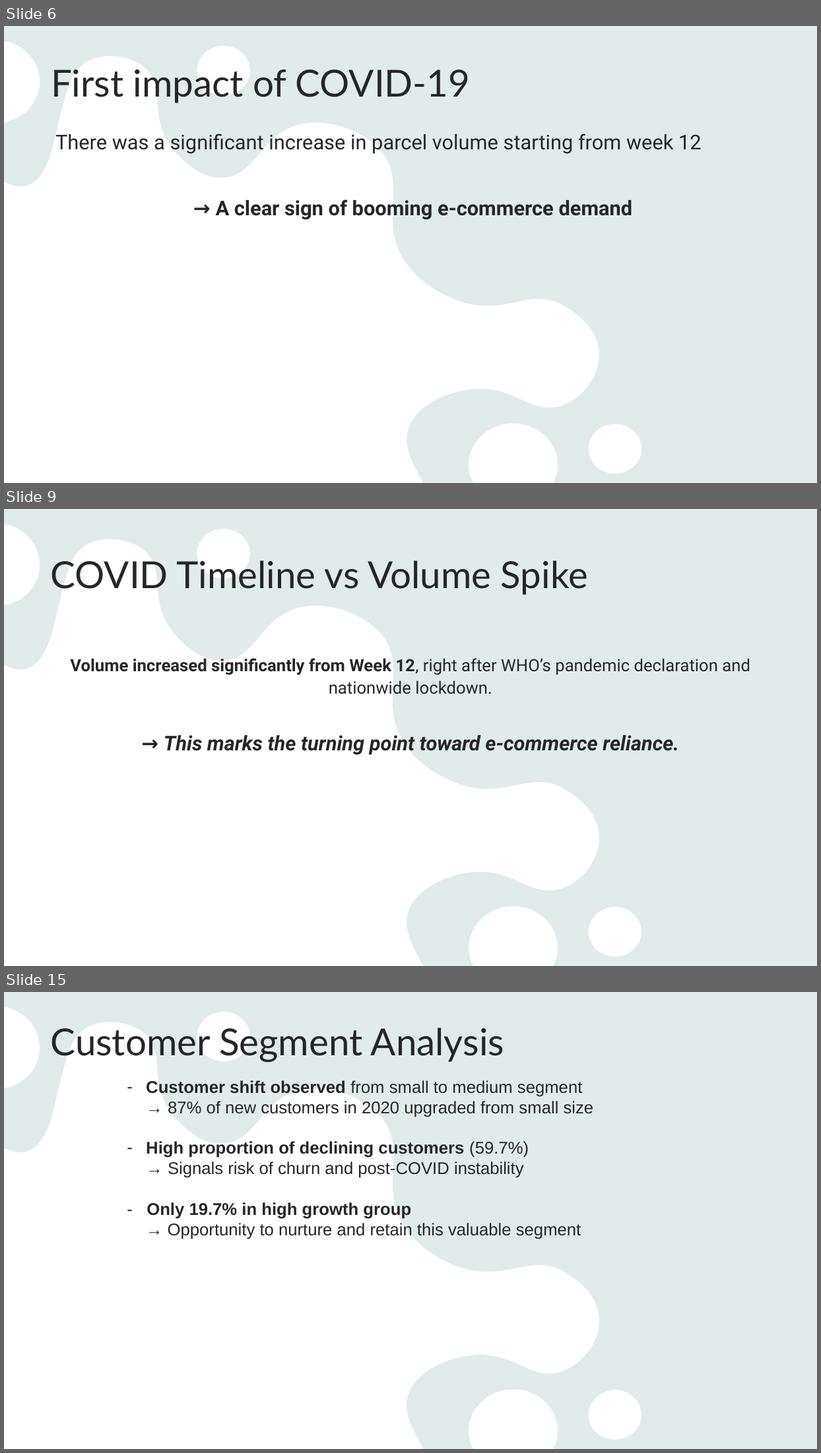
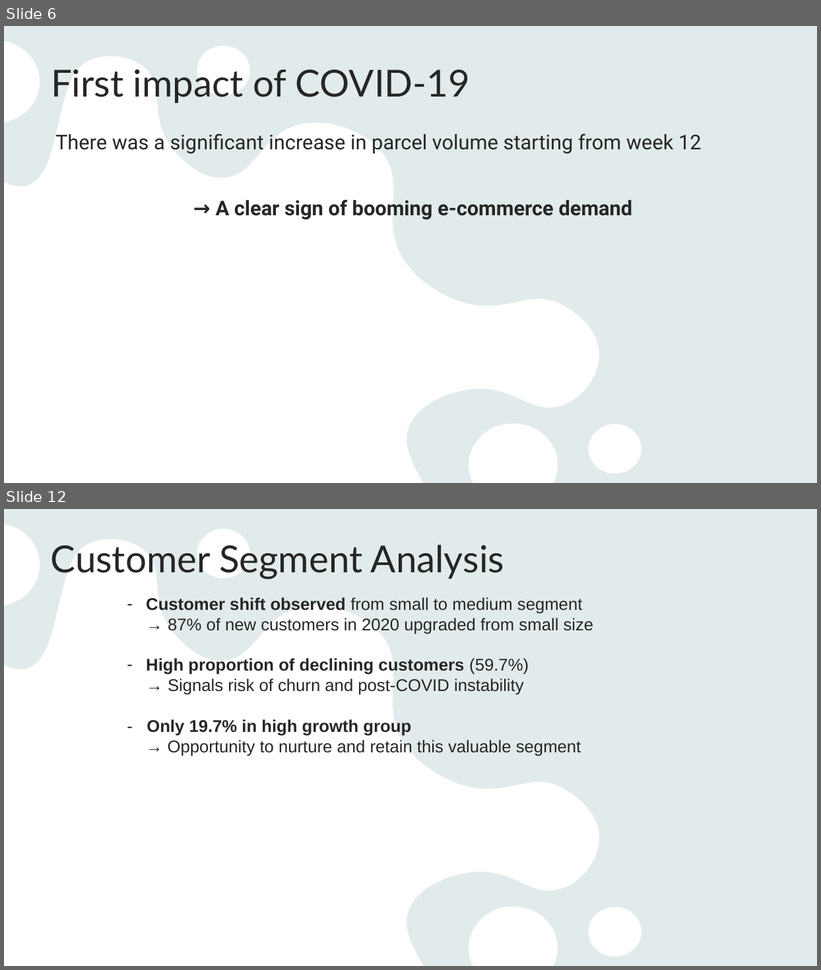
Before and after one commit to anhquanbui/finalprojectg7, a slide deck: Project.pptx. Shown one above the other, each under a label of ours: slides 6, 9 and 15 before the commit, slides 6 and 12 after it; the slides between them are not shown. The pictures are 821x1453 and 821x970 pixels, drawn with LibreOffice and Linux fonts; fonts in the diff are those of the drawing. Boxes give left, top, right and bottom in pixels: in the first picture for what was removed or moved away, otherwise in the second. Text is boxed around its words. In the diff, an @@ line names an element or a change of style, - is before the commit and + after.

```diff
--- a/Project.pptx
+++ b/Project.pptx
@@ slide 9 removed at [4, 509, 817, 966], background #E9F3F3; not listed: 2 template elements that a slide beside it also shows @@
@@ title removed at [51, 560, 588, 595] @@
-COVID Timeline vs Volume Spike
@@ text removed at [70, 658, 750, 755] @@
-Volume increased significantly from Week 12, right after WHO’s pandemic declaration and nationwide lockdown.
-→ This marks the turning point toward e-commerce reliance.
@@ what was slide 15 is now slide 12 @@
```
Also in this commit, not shown: 7 slides changed, 1 slide added, 3 other slides removed, 3 other files.
